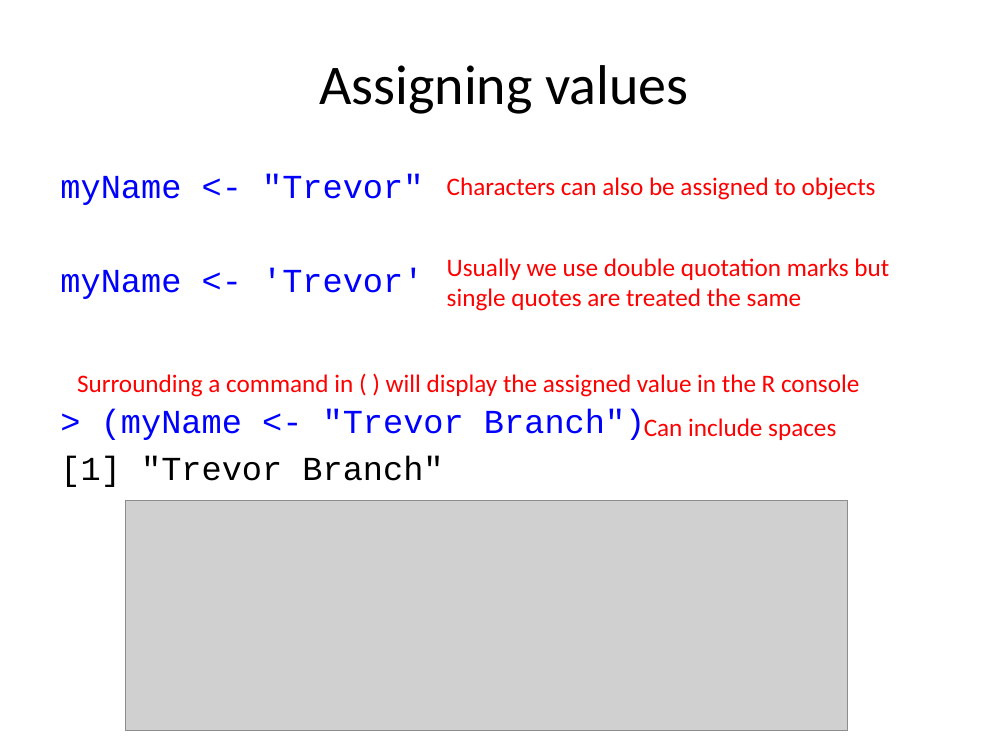
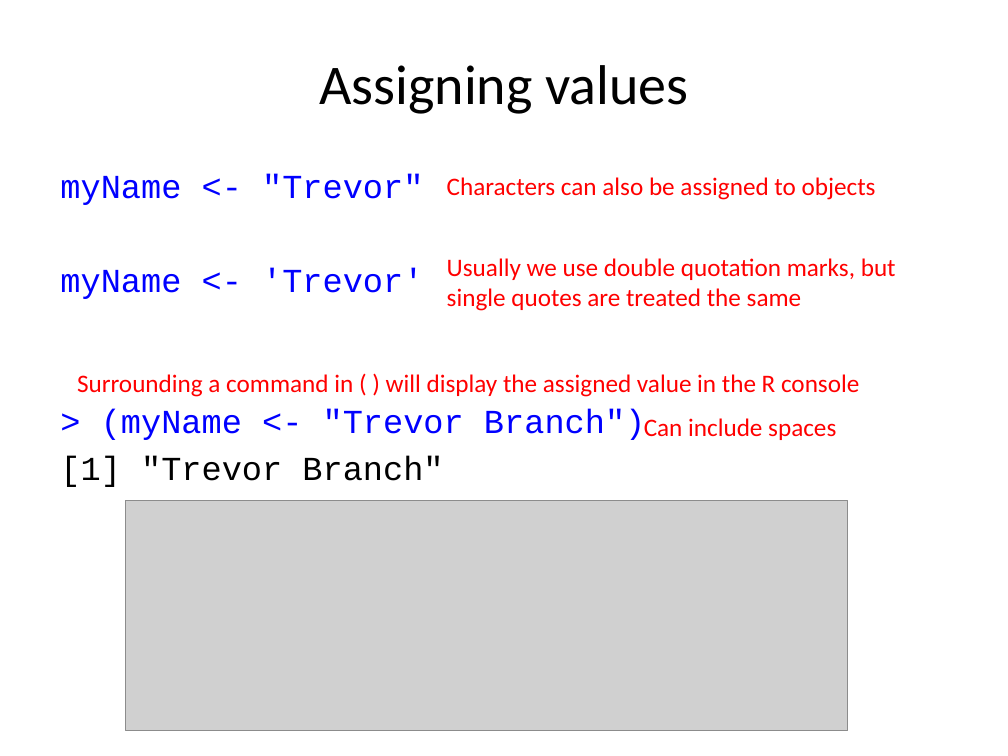
Before and after one commit to cmgienger/1-Introduction-to-R, a slide deck: slide 29 of 1-Introduction to R and Rstudio.pptx (slide 28 before the commit). Drawn at 1008x756 pixels with LibreOffice and Linux fonts; fonts in the diff are those of the drawing; grey boxes stand for pictures. Boxes give left, top, right and bottom in pixels: in the first picture for what was removed or moved away, otherwise in the second. Text is boxed around its words. In the diff, an @@ line names an element or a change of style, - is before the commit and + after.

```diff
--- a/1-Introduction to R and Rstudio.pptx
+++ b/1-Introduction to R and Rstudio.pptx
@@ text at (447, 258, 896, 311): text changed @@
-Usually we use double quotation marks but single quotes are treated the same
+Usually we use double quotation marks, but single quotes are treated the same
```
Also in this commit, not shown: 5 other slides changed, 1 slide added, 1 slide removed, 1 other file.
